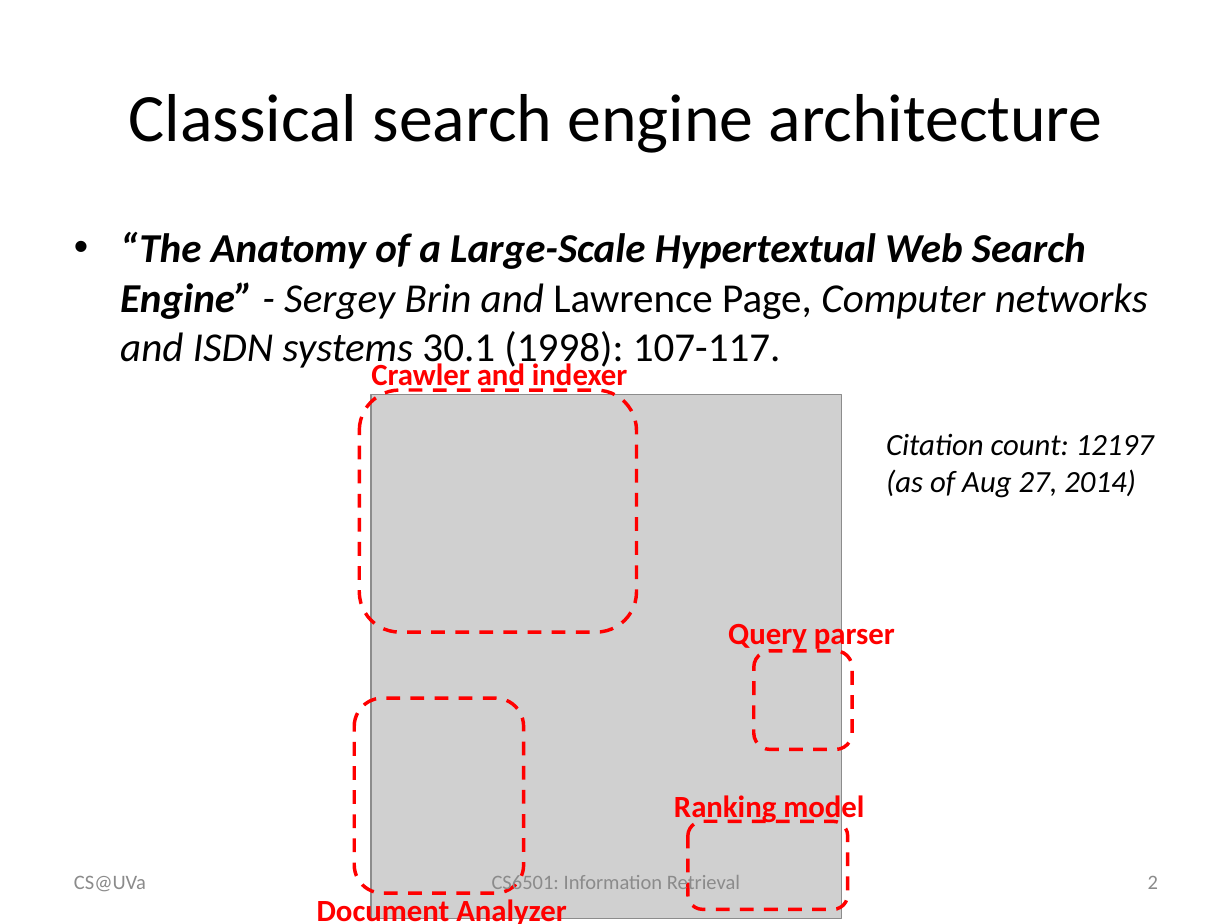
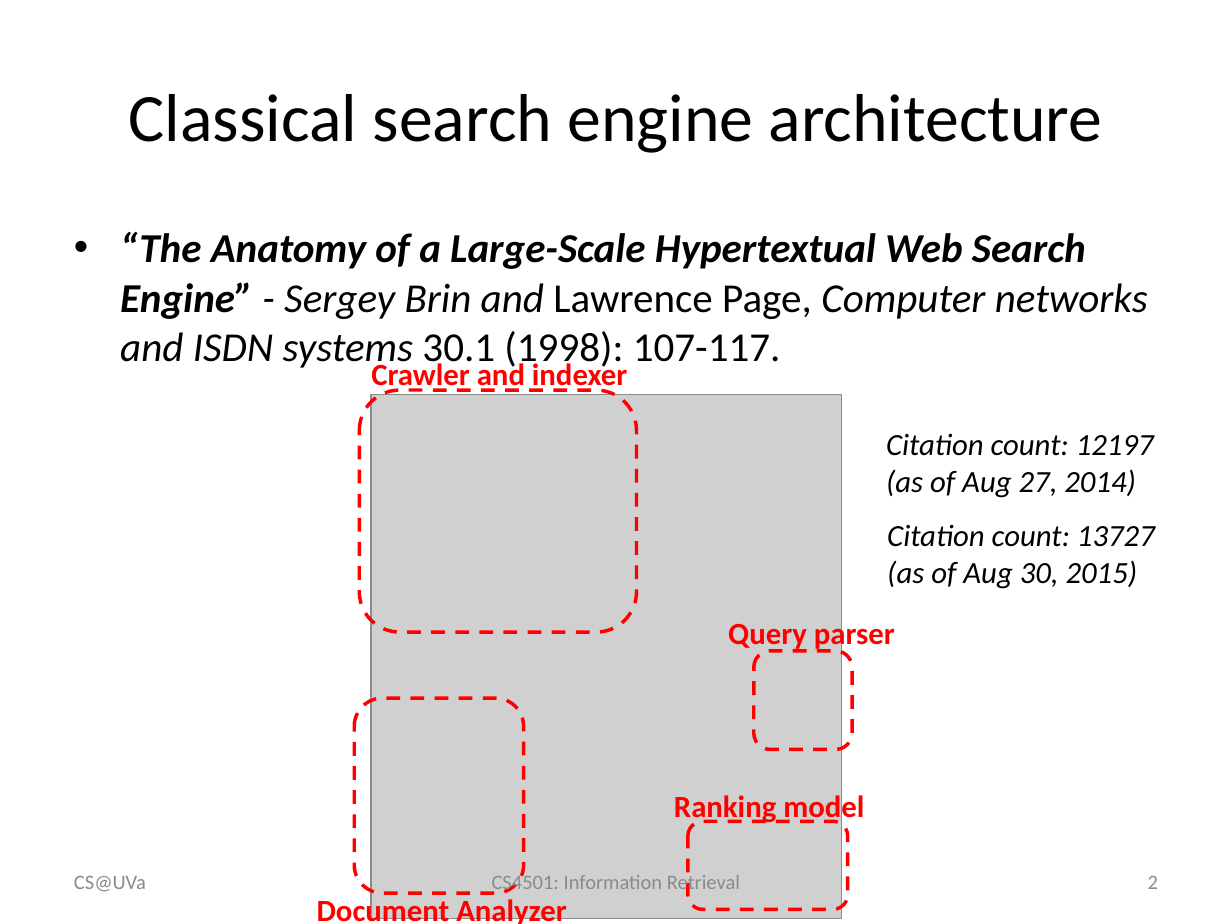
Before and after one commit to wang296/IR2015, a slide deck: slide 2 of docs/Search Engine Architecture.pptx. Drawn at 1232x924 pixels with LibreOffice and Linux fonts; fonts in the diff are those of the drawing; grey boxes stand for pictures. Boxes give left, top, right and bottom in pixels: in the first picture for what was removed or moved away, otherwise in the second. Text is boxed around its words. In the diff, an @@ line names an element or a change of style, - is before the commit and + after.

Commit message:
architecture

```diff
--- a/docs/Search Engine Architecture.pptx
+++ b/docs/Search Engine Architecture.pptx
@@ text added at bbox=[887, 524, 1155, 589], 18 pt, text #000000, italic @@
+Citation count: 13727 (as of Aug 30, 2015)
@@ text at bbox=[492, 872, 740, 895]: text changed @@
-CS6501: Information Retrieval
+CS4501: Information Retrieval
```
Also in this commit, not shown: 11 other slides changed, 1 slide added, 4 other files.
